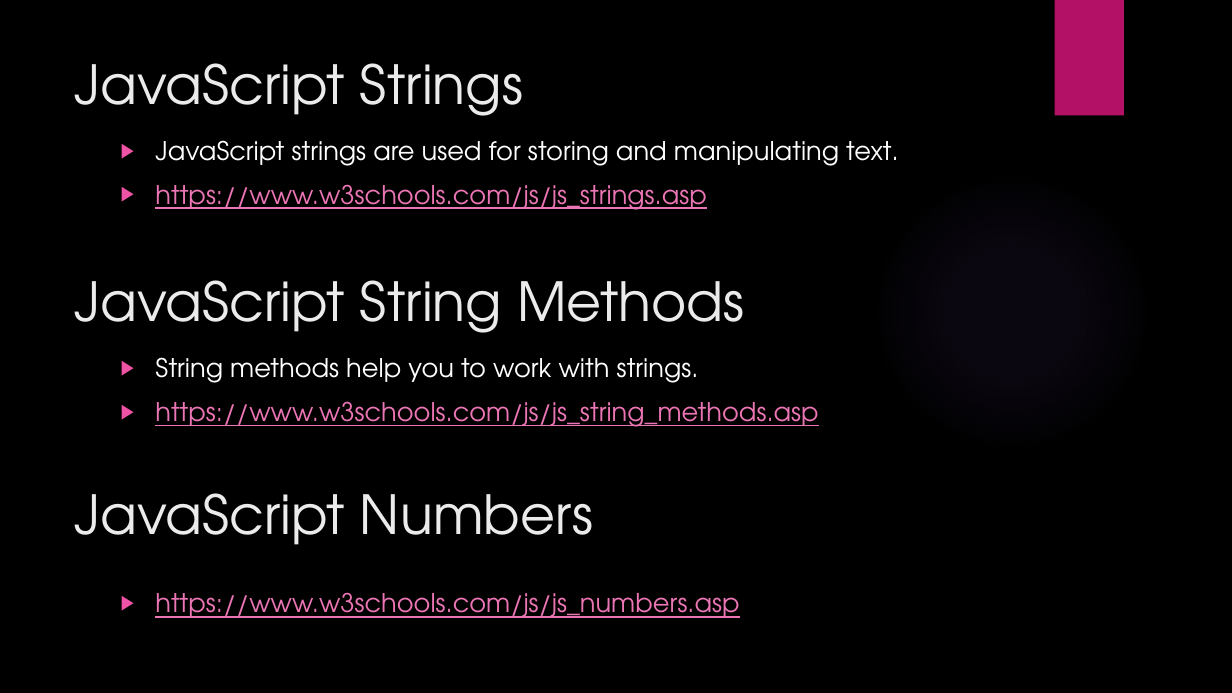
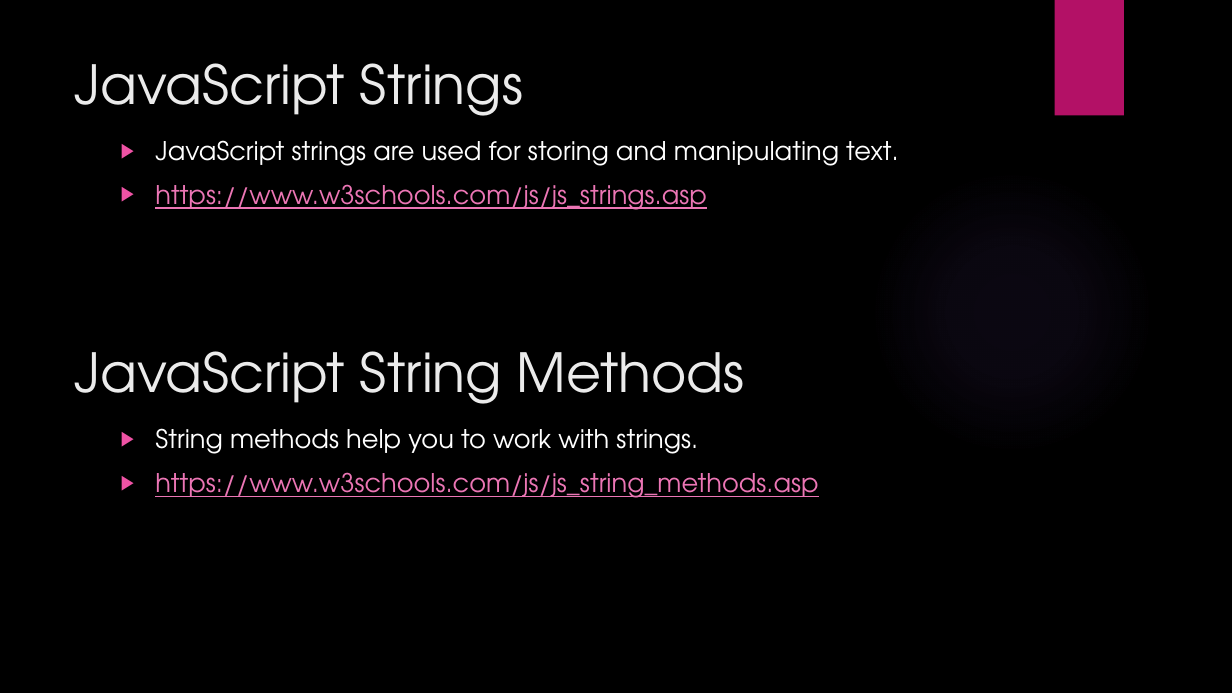
Before and after one commit to manupeethambar888/webdev, a slide deck: slide 3 of Day 13 - JS – Continued.pptx. Drawn at 1232x693 pixels with LibreOffice and Linux fonts; fonts in the diff are those of the drawing; background and template pictures are left out. Boxes give left, top, right and bottom in pixels: in the first picture for what was removed or moved away, otherwise in the second. Text is boxed around its words. In the diff, an @@ line names an element or a change of style, - is before the commit and + after.

```diff
--- a/Day 13 - JS – Continued.pptx
+++ b/Day 13 - JS – Continued.pptx
@@ text "JavaScript String Methods" moved from (x1=75, y1=280, x2=745, y2=333) to (x1=74, y1=351, x2=745, y2=404) @@
@@ text "String methods help you to ..." moved from (x1=155, y1=357, x2=818, y2=427) to (x1=155, y1=428, x2=818, y2=498) @@
@@ text removed at (x1=75, y1=493, x2=593, y2=545) @@
-JavaScript Numbers
@@ text removed at (x1=155, y1=592, x2=739, y2=618) @@
-▶ https://www.w3schools.com/js/js_numbers.asp
```
Also in this commit, not shown: 1 slide removed, 1 other file.
